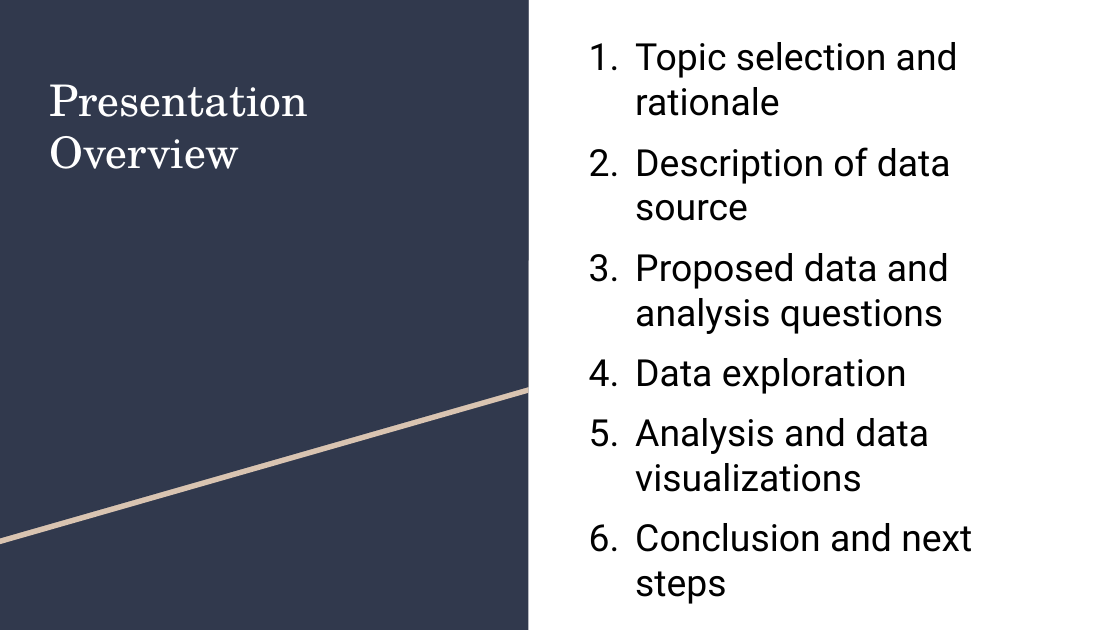
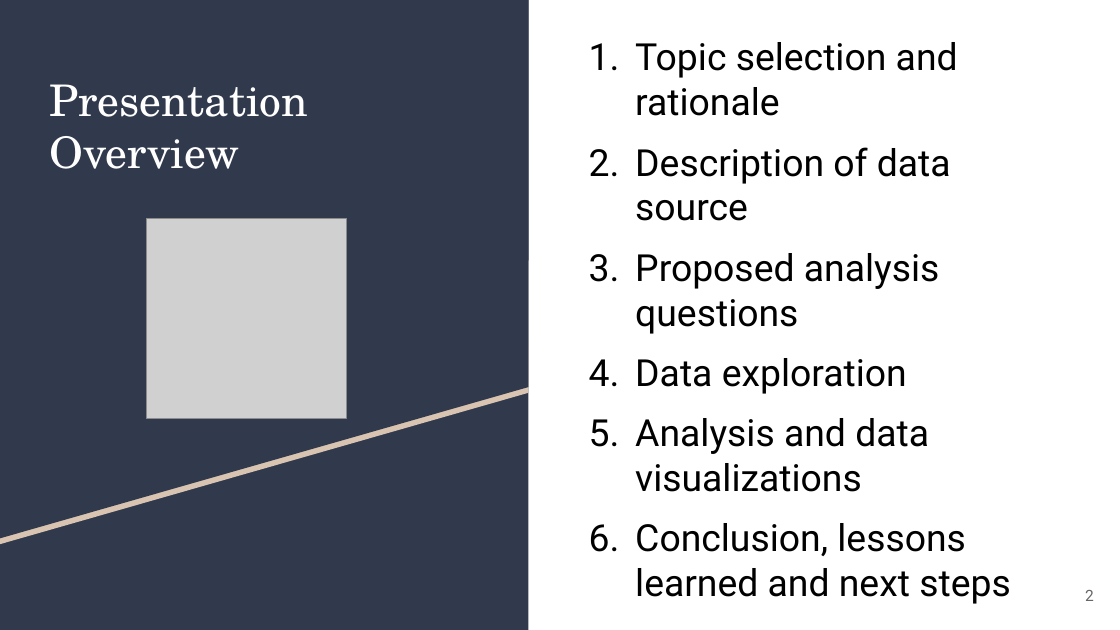
Before and after one commit to AaraniSivasekaram/Predictive_Modelling_Project, a slide deck: slide 2 of Vaccine Hesitancy Presentation.pptx. Drawn at 1120x630 pixels with LibreOffice and Linux fonts; fonts in the diff are those of the drawing; grey boxes stand for pictures. Boxes give left, top, right and bottom in pixels: in the first picture for what was removed or moved away, otherwise in the second. Text is boxed around its words. In the diff, an @@ line names an element or a change of style, - is before the commit and + after.

```diff
--- a/Vaccine Hesitancy Presentation.pptx
+++ b/Vaccine Hesitancy Presentation.pptx
@@ picture added at (x1=147, y1=218, x2=347, y2=419) @@
@@ text at (x1=635, y1=253, x2=939, y2=334): text changed @@
-3. Proposed data and analysis questions
+3. Proposed analysis questions
@@ text at (x1=635, y1=523, x2=1011, y2=604): text changed @@
-6. Conclusion and next steps
+6. Conclusion, lessons learned and next steps
@@ page number added at (x1=1085, y1=590, x2=1094, y2=601), 10 pt, text #666666 @@
+2
```
Also in this commit, not shown: 11 other slides changed, 7 slides added, 1 slide removed.
